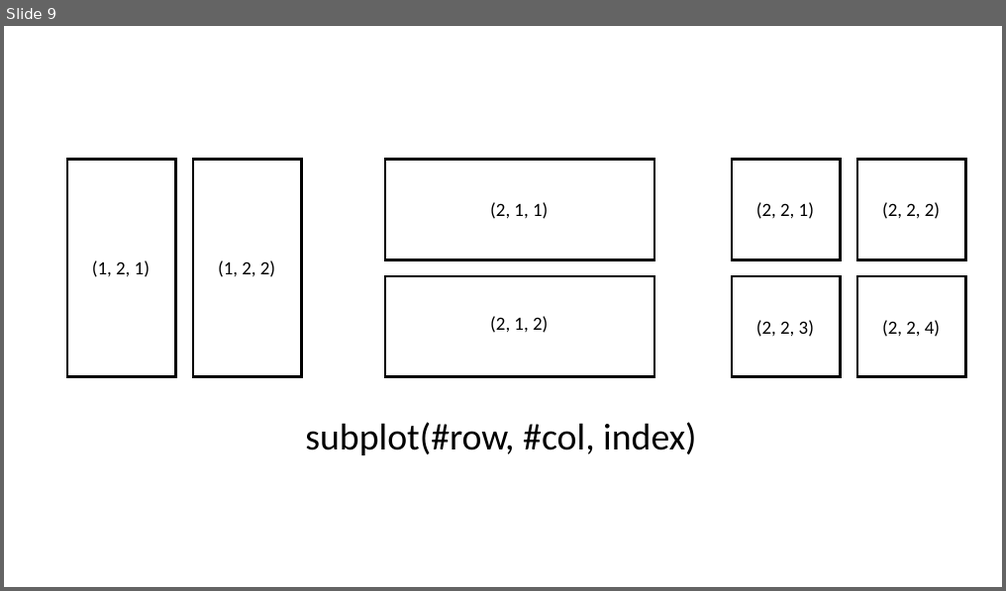
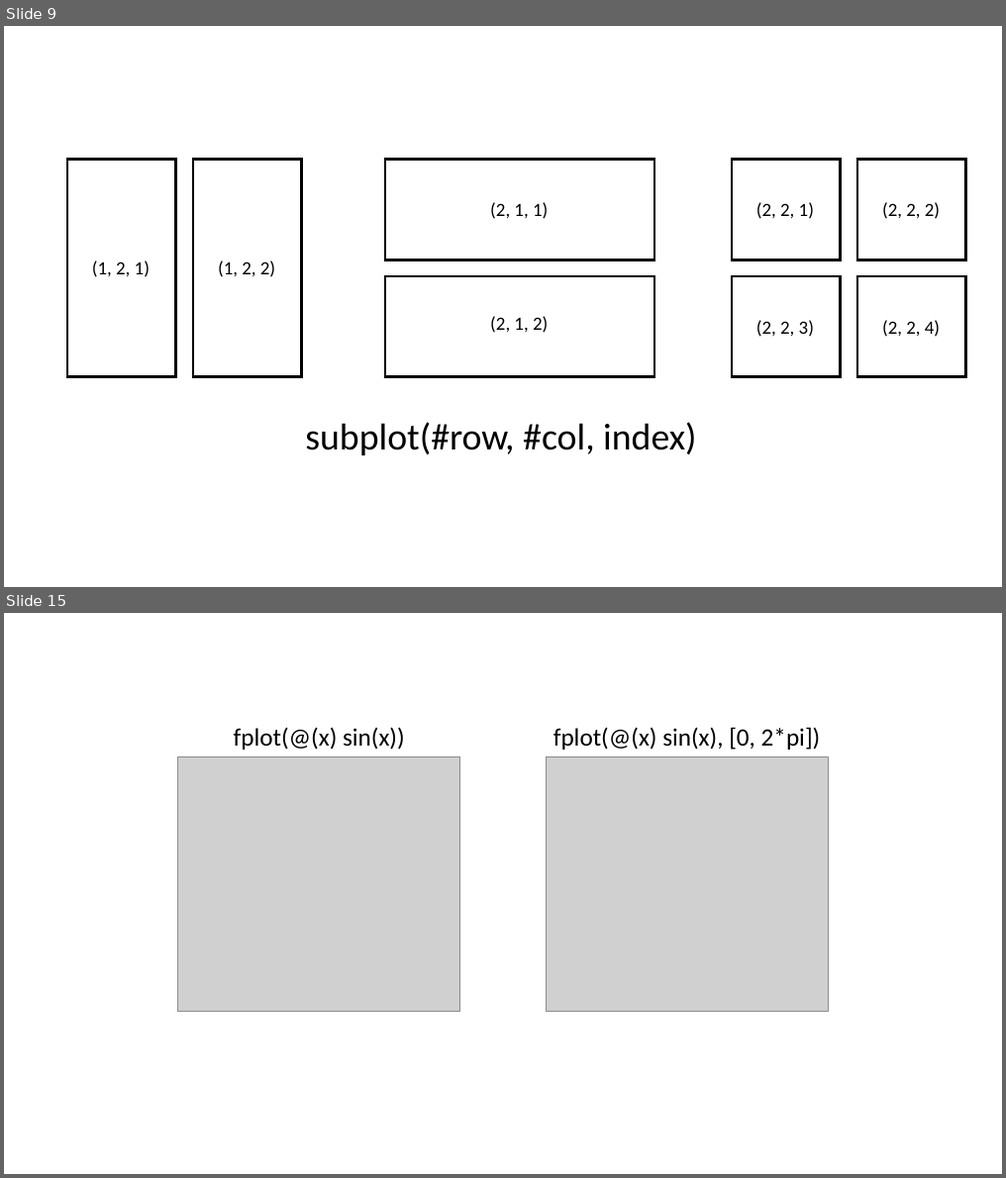
Before and after one commit to answeredbyablemind/answeredbyablemind.github.io, a slide deck: Wikidocs/pics/pics_2d_graphs.pptx. Shown one above the other, each under a label of ours: slide 9 before the commit, slides 9 and 15 after it; the slides between them are not shown. The pictures are 1006x591 and 1006x1178 pixels, drawn with LibreOffice and Linux fonts; fonts in the diff are those of the drawing; grey boxes stand for pictures. Boxes give left, top, right and bottom in pixels: in the first picture for what was removed or moved away, otherwise in the second. Text is boxed around its words. In the diff, an @@ line names an element or a change of style, - is before the commit and + after.

```diff
--- a/Wikidocs/pics/pics_2d_graphs.pptx
+++ b/Wikidocs/pics/pics_2d_graphs.pptx
@@ slide 15 added at (4,613,1002,1174), background #FFFFFF @@
@@ text added at (234,727,405,750), 24 pt, text #000000 @@
+fplot(@(x) sin(x))
@@ text added at (553,727,821,750), 24 pt, text #000000 @@
+fplot(@(x) sin(x), [0, 2*pi])
@@ picture added at (177,757,460,1011) @@
@@ picture added at (546,757,829,1011) @@
```
Also in this commit, not shown: 8 other slides added.
